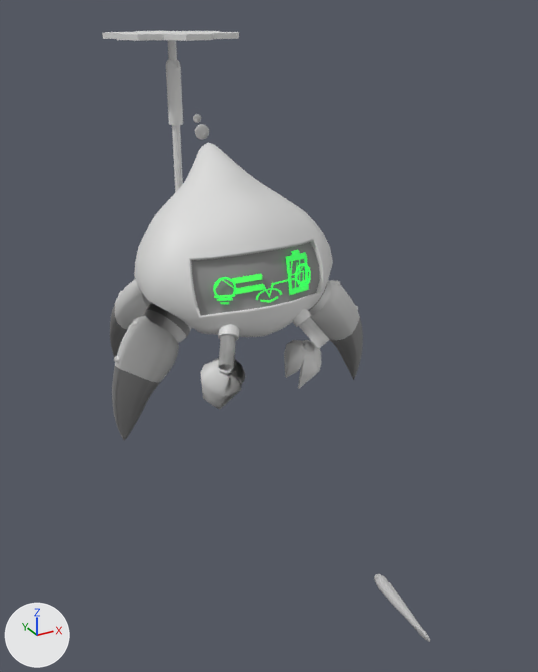
Before and after pictures for a commit that changed the FBX model Anna/FBXes/Eel Scene Shot8.fbx.
Rendered twice from a 50 mm lens placed at (-0.118, -0.246, 0.15), pointed at (0.004, -0.024, 0.039). Every picture has the same lights, and +X, +Y and +Z are marked at lower left. Where no turn or scale is listed for an object, it has been applied to the vertices. Vertices at the same position are counted once.

Objects in the first picture: 'EECO_Fin_Rig:Back_Right_Leg4_Geo', 'EECO_Fin_Rig:Body01_Geo', 'EECO_Fin_Rig:Front_Left_Leg4_Geo', 'EECO_Fin_Rig:Front_Right_Leg2_Geo', 'EECO_Fin_Rig:Front_Right_Leg4_Geo', 'EECO_Fin_Rig:L_Arm_Piece22_Geo1', 'EECO_Fin_Rig:L_Arm_Piece3_Geo', 'EECO_Fin_Rig:R_Arm_Piece22_Geo', 'EECO_Fin_Rig:R_Arm_Piece3_Geo', 'EECO_Fin_Rig:R_Arm_Piece4_Geo', 'EECO_Fin_Rig:Solar_Arm_Geo', 'polySurface1'.
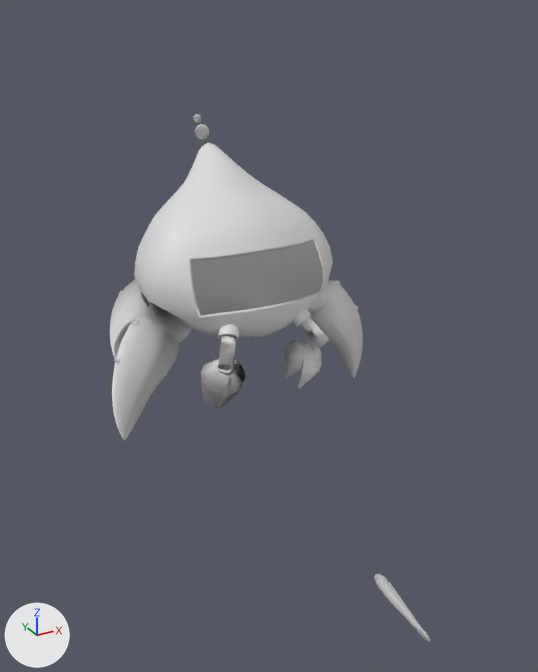
Patch to the scene script:
```diff
--- a/Anna/FBXes/Eel Scene Shot8.fbx.py
+++ b/Anna/FBXes/Eel Scene Shot8.fbx.py
@@ me_mesh_007 @@
 me_mesh_007.from_pydata(...)  # 250 vertices, 248 faces; spans x -0.0538..-0.0273, y 0.0008..0.0217, z -0.0321..0.0136
+# me_mesh_007 part 7: its shading normals changed
+# me_mesh_007 part 8: all 168 faces that had it switch from mat_eeco_fin_rig_dark (grey #8b8b8b) to mat_lambert1 (light grey #dfdfde)
@@ me_mesh_015 @@
 me_mesh_015.from_pydata(...)  # 250 vertices, 248 faces; spans x 0.0276..0.0542, y 0.0008..0.0217, z -0.0321..0.0136
+# me_mesh_015 part 9: its shading normals changed
+# me_mesh_015 part 10: all 168 faces that had it switch from mat_eeco_fin_rig_dark (grey #8b8b8b) to mat_lambert1 (light grey #dfdfde)
@@ me_mesh_003 @@
 me_mesh_003.from_pydata(...)  # 250 vertices, 248 faces; spans x -0.016..0.0068, y 0.0278..0.0569, z -0.0203..0.0221
+# me_mesh_003 part 1: its shading normals changed
+# me_mesh_003 part 2: all 168 faces that had it switch from mat_eeco_fin_rig_dark (grey #8b8b8b) to mat_lambert1 (light grey #dfdfde)
@@ me_mesh_039 @@
 me_mesh_039.from_pydata(...)  # 136 vertices, 128 faces; spans x -0.02231..-0.01283, y -0.03894..-0.02717, z -0.00081..0.01112
+# me_mesh_039 part 11: its shading normals changed
 me_mesh_039.materials.append(mat_lambert1)
@@ me_mesh_044 @@
 me_mesh_044.from_pydata(...)  # 136 vertices, 128 faces; spans x 0.01283..0.02231, y -0.03894..-0.02717, z -0.00081..0.01112
+# me_mesh_044 part 5: its shading normals changed
 me_mesh_044.materials.append(mat_lambert1)
@@ me_mesh_041 @@
 me_mesh_041.from_pydata(...)  # 50 vertices, 48 faces; spans x -0.0251..-0.0125, y -0.0349..-0.0184, z -0.0222..-0.0003
+# me_mesh_041 part 6: its shading normals changed
 me_mesh_041.materials.append(mat_lambert1)
@@ me_mesh_005 @@
 me_mesh_005.from_pydata(...)  # 382 vertices, 400 faces; spans x -0.0388..-0.0212, y 0.0046..0.0222, z 0.0014..0.019
+# me_mesh_005 part 3: its shading normals changed
+# me_mesh_005 part 4: all 40 faces that had it switch from mat_eeco_fin_rig_dark (grey #8b8b8b) to mat_lambert1 (light grey #dfdfde)
@@ me_mesh_017 @@
 me_mesh_017.from_pydata(...)  # 1268 vertices, 1236 faces; spans x -0.0375..0.0375, y -0.0336..0.0395, z 0.0028..0.0679
+# me_mesh_017 part 13: all 24 faces that had it switch from mat_eeco_fin_rig_dark (grey #8b8b8b) to mat_lambert1 (light grey #dfdfde)
@@ me_mesh_045 @@
 me_mesh_045.from_pydata(...)  # 24 vertices, 16 faces; spans x 0.01394..0.01994, y -0.03334..-0.02734, z -0.00443..0.00029
+# me_mesh_045 part 12: its shading normals changed
 me_mesh_045.materials.append(mat_lambert1)
@@ me_mesh_040 @@
 me_mesh_040.from_pydata(...)  # 24 vertices, 16 faces; spans x -0.01994..-0.01394, y -0.03334..-0.02734, z -0.00443..0.00029
+# me_mesh_040 part 14: its shading normals changed
 me_mesh_040.materials.append(mat_lambert1)
@@ ob_eeco_fin_rig_face02_geo @@
 ob_eeco_fin_rig_face02_geo = bpy.data.objects.new('EECO_Fin_Rig:Face02_Geo', me_mesh_018)
-ob_eeco_fin_rig_face02_geo.location = (0.0, 3.567, 0.0)
-ob_eeco_fin_rig_face02_geo.hide_viewport = True
+ob_eeco_fin_rig_face02_geo.location = (0.0, 0.0, 0.0357)
+ob_eeco_fin_rig_face02_geo.rotation_euler = (1.571, 0.0, 0.0)  # degrees (90, 0, 0)
+ob_eeco_fin_rig_face02_geo.scale = (0.01, 0.01, 0.01)
@@ ob_eeco_fin_rig_solar_arm_geo @@
-ob_eeco_fin_rig_solar_arm_geo = bpy.data.objects.new('EECO_Fin_Rig:Solar_Arm_Geo', me_mesh_049)
```

Location of each change, (x1, y1, x2, y2) in pixels of the pictures (538 x 672 px):
'EECO_Fin_Rig:Face02_Geo', shown: after (192, 241, 323, 315)
'EECO_Fin_Rig:Front_Right_Leg4_Geo', shading changed, recoloured: (112, 316, 177, 441) in both
'EECO_Fin_Rig:Solar_Arm_Geo', deleted: before (102, 31, 239, 193)
'EECO_Fin_Rig:Front_Left_Leg4_Geo', shading changed, recoloured: (310, 300, 363, 380) in both
'EECO_Fin_Rig:Back_Right_Leg4_Geo', shading changed, recoloured: (110, 279, 148, 357) in both
'EECO_Fin_Rig:R_Arm_Piece4_Geo', shading changed: (201, 360, 240, 408) in both
'EECO_Fin_Rig:Front_Right_Leg2_Geo', shading changed, recoloured: (144, 303, 191, 339) in both
'EECO_Fin_Rig:L_Arm_Piece22_Geo1', shading changed: (299, 317, 330, 349) in both
'EECO_Fin_Rig:R_Arm_Piece3_Geo', shading changed: (217, 363, 235, 375) in both
part 2 of me_mesh_003, recoloured (grey to white): (110, 304, 127, 357) in both
part 4 of me_mesh_005, recoloured: (146, 304, 190, 337) in both
part 8 of me_mesh_007, recoloured: (112, 366, 160, 441) in both
part 10 of me_mesh_015, recoloured: (330, 318, 363, 380) in both
part 13 of me_mesh_017, recoloured: before (192, 242, 320, 315)
